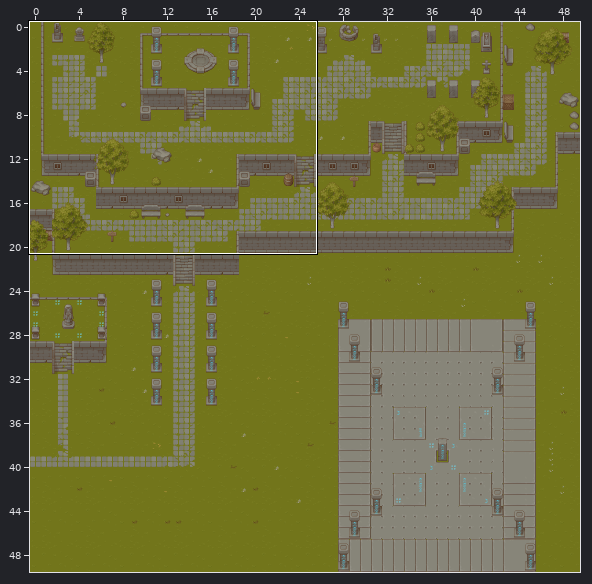
Tiled map: Resources/Maps/RebirthTemple/RebirthTemple.tmx. The first picture is a wide view before the edit; the outline marks the close-up.
Close-up. The starting point:
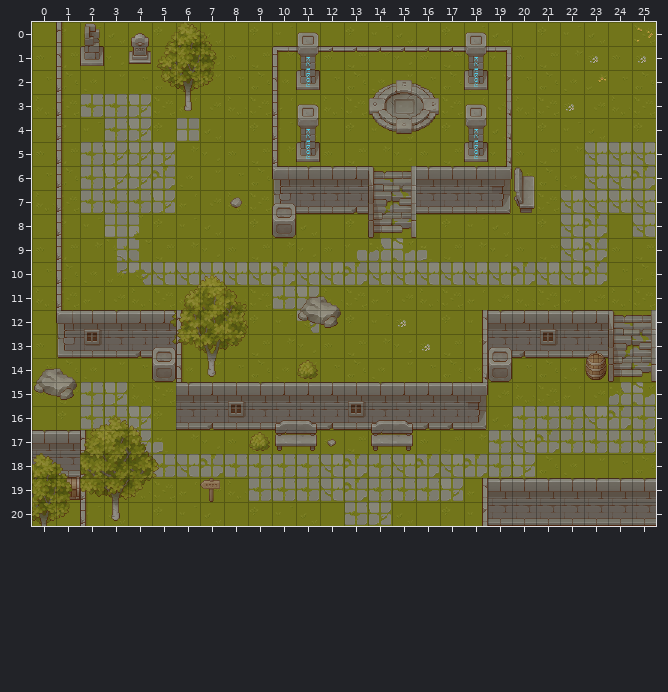
Cells are 32x32 px. Shown: x 0..25, y 0..20. The commit also changed other parts of the map, which this record leaves out.
New version:
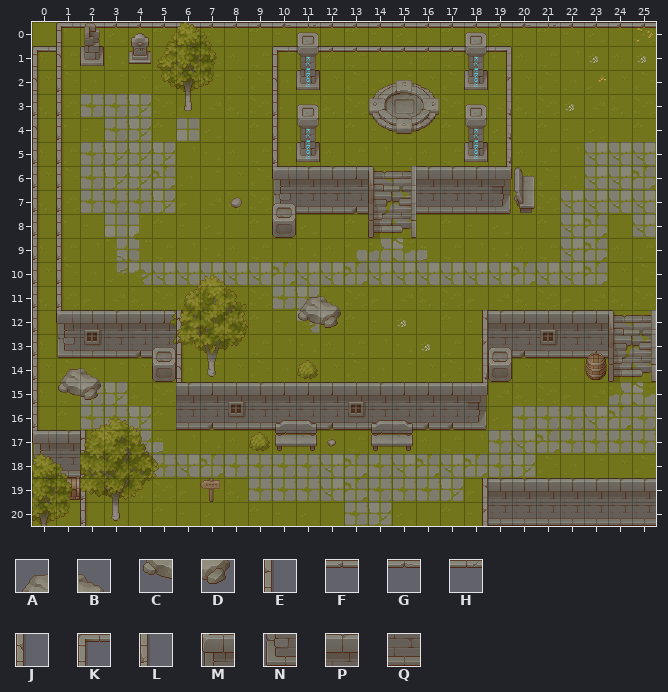
Key: from "RebirthItems": A 208, B 209, C 224, D 225; from "RebirthWall": E 25, F 28, G 29, H 30, J 41, K 44, L 57, M 60, N 76, P 97, Q 113.
_ is an empty cell.
What changed:
Layer "StructWalls":
The edit adds tile F in row 0 at x 2 to 9, 12 to 19 and 22 to 25.
The edit adds tile G in row 0 at x 10 and 20.
The edit adds tile H in row 0 at x 11 and 21.
The edit adds tile J in row 2 at x 0; in row 4 at x 0.
Tile E gives way to tile K in row 0 at x 1.
The edit adds tile K in row 1 at x 0.
The edit adds tile L in row 3 at x 0; in rows 5 to 16 at x 0.
Tile P gives way to tile M in row 17 at x 0.
Tile Q gives way to tile N in row 18 at x 0.
Layer "Decorations":
Tile B gives way to tile A in row 14 at x 1.
The edit adds tile B in row 14 at x 2.
Tile D gives way to tile C in row 15 at x 1.
The edit adds tile D in row 15 at x 2.
The edit erases tile A in row 14 at x 0.
The edit erases tile C in row 15 at x 0.
Where, in picture pixels (left, top, right, bottom), the same in both close-ups:
changed: (32, 22, 656, 465)
